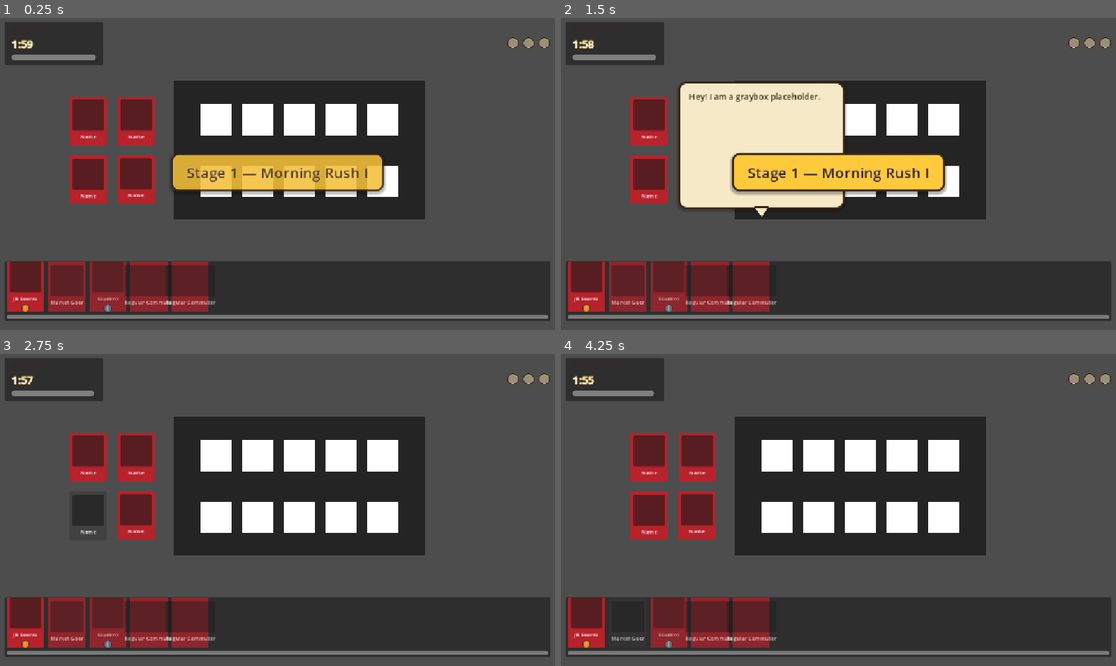
Above: before the commit, frames 1-4 (two rows, left to right).
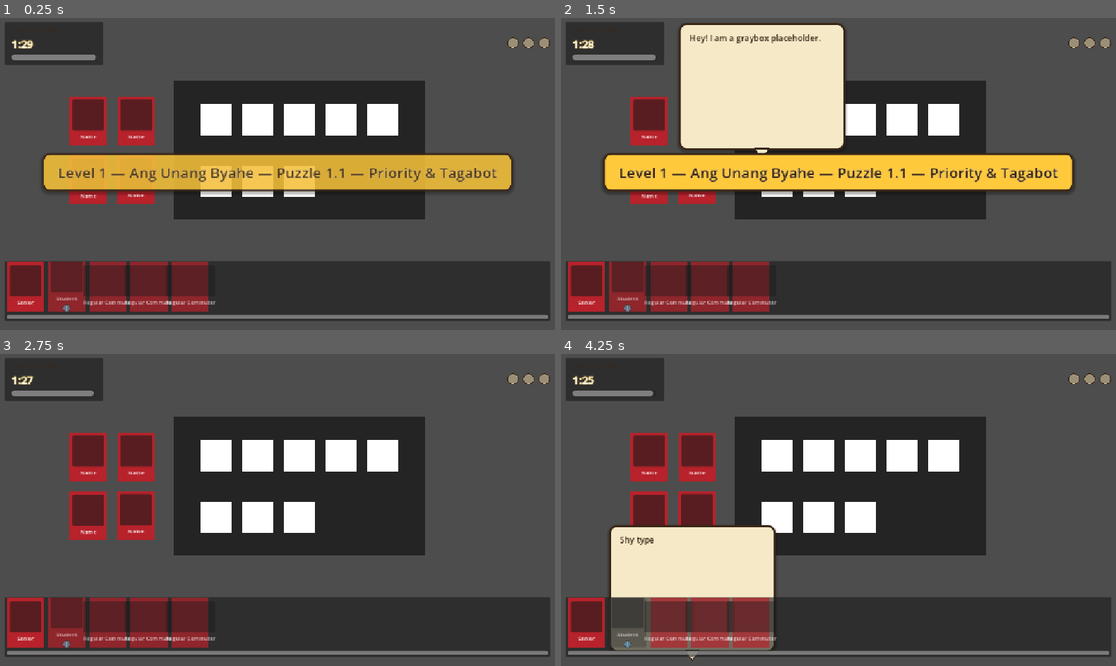
Above: after the commit, the same moments.

Repository: pol-xy/Tabi-Tabi
Game: Godot game, scene res://Scenes/Main_Jeepney.tscn
The game is run twice, just before and just after one commit, with the same random seed, the same clock (stepped at 60 frames per second) and the same inputs.
Inputs (mouse positions are in pixels of both pictures, inside the frame that each line leads up to):
- Up to frame 1 (0.25 s): no input
- Up to frame 2 (1.5 s): click (699, 120) at 0.52 s; click (694, 180) at 1.25 s
- Up to frame 3 (2.75 s): click (88, 516) at 2 s
- Up to frame 4 (4.25 s): click (649, 456) at 2.75 s; click (627, 622) at 3.52 s

The runs differ from the first frame. In frame 1, 8.2% of the frame differs, in the area x 1-93%, y 6-95%; in frame 2, 16%, in the area x 1-93%, y 1-95%; in frame 3, 3.1%; in frame 4, 9.6%.

Commit message:
Initial level implementation

Diff:
--- a/scripts/game_manager.gd
+++ b/scripts/game_manager.gd
@@ -2,15 +2,14 @@
 ## scripts/game_manager.gd
 ## AUTOLOAD (Singleton) — register as "GameManager" in Project Settings > Autoload.
 ##
-## v2: Time-based stages + star rating, replacing the old Daily Quota system.
-##   - Each stage has a fixed time_limit_sec instead of a quota_target.
-##   - A stage ends when everyone is happily seated (cleared early) OR when
-##     time runs out.
-##   - Star rating (0-3):
-##       Cleared early  -> based on how much time was used (speed).
-##       Time ran out    -> based on the fraction of the roster seated & happy.
-##     Either way, each anger-meter-depletion penalty (trigger_penalty)
-##     subtracts one star from the result, clamped at 0.
+## v3: Level/Stage structure, replacing the old flat stage list.
+##   - The campaign is now 3 Levels x 3 Stages each (levels[i].stages[j]).
+##   - Each Level also carries its own grid size (rows/cols), since the
+##     jeepney design calls for 8-seater levels (2x4) and a 10-seater
+##     level (2x5). JeepneyGrid.set_dimensions() is called whenever a new
+##     level is entered so the grid (and the seat nodes wired to it) match.
+##   - Everything from v2 (timer-based stages, star rating, anger-meter
+##     penalties) is unchanged in behavior -- just nested one level deeper.
 ##
 ## Integration points:
 ##   - main_jeepney.gd calls register_hud(), register_grid(),
@@ -21,6 +20,14 @@
 ##     Holdaper boarding-window timer) calls trigger_penalty(passenger) --
 ##     that's the single entry point for the "anger meter hit zero" case.
 ##
+## GRID RESIZING NOTE (Dev 2/3): _apply_grid_dimensions() hides any seat
+## node whose grid_row/grid_col falls outside the active level's size (e.g.
+## column 4 on an 8-seater level's 2x4 grid). It relies on seat_1.gd's
+## exported grid_row/grid_col vars already being readable off the node --
+## no seat_1.gd changes needed. Hidden seats also can't accept drops in
+## practice, since JeepneyGrid.can_place_passenger() bounds-checks against
+## the grid's *current* row_count/col_count anyway.
+##
 ## NOTE ON HUD COMPATIBILITY: hud.gd may have changed since this script was
 ## written (your team's feat/UI branch). Calls to brand-new HUD methods
 ## (update_timer, show_stage_result) are guarded with has_method() so this
@@ -30,16 +37,18 @@
 ## are assumed to still exist, since those predate this change.
 
 signal campaign_complete
-signal campaign_failed(stage_index: int)
-signal stage_result(stage_index: int, stars: int, cleared_early: bool)
+signal campaign_failed(level_index: int, stage_index: int)
+signal level_started(level_index: int)
+signal stage_result(level_index: int, stage_index: int, stars: int, cleared_early: bool)
 
 const STAGE_CLEAR_PAUSE_SEC := 1.5
 
+var current_level_index: int = -1
 var current_stage_index: int = -1
 var current_grid: JeepneyGrid = null
 var hud: Node = null
 
-var stages: Array = []
+var levels: Array = []
 var _current_roster_size: int = 0
 var _stage_finishing: bool = false
 var _seat_nodes: Array = []
@@ -53,21 +62,72 @@
 var _penalty_count: int = 0
 
 func _ready() -> void:
-	stages = [
+	levels = [
 		{
-			"title": "Stage 1 — Morning Rush I",
-			"time_limit_sec": 120.0,
-			"passengers": _build_stage_1_roster(),
+			"title": "Level 1 — Ang Unang Byahe",
+			"rows": 2,
+			"cols": 4,
+			"stages": [
+				{
+					"title": "Puzzle 1.1 — Priority & Tagabot",
+					"time_limit_sec": 90.0,
+					"passengers": _build_l1_s1_roster(),
+				},
+				{
+					"title": "Puzzle 1.2 — Heavy Loads & Rushers",
+					"time_limit_sec": 110.0,
+					"passengers": _build_l1_s2_roster(),
+				},
+				{
+					"title": "Puzzle 1.3 — Night Shift & Personal Space",
+					"time_limit_sec": 110.0,
+					"passengers": _build_l1_s3_roster(),
+				},
+			],
 		},
 		{
-			"title": "Stage 2 — Morning Rush II",
-			"time_limit_sec": 150.0,
-			"passengers": _build_stage_2_roster(),
+			"title": "Level 2 — The Scent and Sound",
+			"rows": 2,
+			"cols": 5,
+			"stages": [
+				{
+					"title": "Puzzle 2.1 — Morning Rush 1",
+					"time_limit_sec": 130.0,
+					"passengers": _build_l2_s1_roster(),
+				},
+				{
+					"title": "Puzzle 2.2 — Morning Rush 2",
+					"time_limit_sec": 140.0,
+					"passengers": _build_l2_s2_roster(),
+				},
+				{
+					"title": "Puzzle 2.3 — Night Shift 2",
+					"time_limit_sec": 140.0,
+					"passengers": _build_l2_s3_roster(),
+				},
+			],
 		},
 		{
-			"title": "Stage 3 — Night Shift",
-			"time_limit_sec": 150.0,
-			"passengers": _build_stage_3_roster(),
+			"title": "Level 3 — Full House Logic",
+			"rows": 2,
+			"cols": 4,
+			"stages": [
+				{
+					"title": "Puzzle 3.1 — Morning Rush 1 (Full Capacity)",
+					"time_limit_sec": 150.0,
+					"passengers": _build_l3_s1_roster(),
+				},
+				{
+					"title": "Puzzle 3.2 — Morning Rush 2 (Full Capacity)",
+					"time_limit_sec": 150.0,
+					"passengers": _build_l3_s2_roster(),
+				},
+				{
+					"title": "Puzzle 3.3 — Night Shift 3 (Full Capacity)",
+					"time_limit_sec": 160.0,
+					"passengers": _build_l3_s3_roster(),
+				},
+			],
 		},
 	]
 
@@ -103,6 +163,7 @@
 	_seat_nodes = seats
 
 func start_campaign() -> void:
+	current_level_index = -1
 	current_stage_index = -1
 	_advance_stage()
 
@@ -142,16 +203,47 @@
 	if current_grid and passenger != null:
 		current_grid.remove_passenger(passenger)
 
-# --- Stage flow ---------------------------------------------------------
-
+# --- Stage / Level flow ---------------------------------------------------
+
+## Advances to the next stage within the current level. If the current
+## level has no more stages (or we haven't entered a level yet, i.e. right
+## after start_campaign()), rolls over into the next level instead.
 func _advance_stage() -> void:
 	current_stage_index += 1
-	if current_stage_index >= stages.size():
+
+	var level: Dictionary = _get_level(current_level_index)
+	if level.is_empty() or current_stage_index >= level["stages"].size():
+		_advance_level()
+		return
+
+	_start_current_stage()
+
+## Moves to the next level, resets the stage counter, and ends the
+## campaign once levels run out. Emits level_started so HUD/StageBanner
+## can show a level transition if it wants to (optional -- start_stage()'s
+## title already includes the level name, so wiring this up is not
+## required for the game to function).
+func _advance_level() -> void:
+	current_level_index += 1
+	current_stage_index = 0
+
+	if current_level_index >= levels.size():
 		_timer_active = false
 		emit_signal("campaign_complete")
 		return
 
-	var stage: Dictionary = stages[current_stage_index]
+	emit_signal("level_started", current_level_index)
+	_start_current_stage()
+
+func _get_level(index: int) -> Dictionary:
+	if index < 0 or index >= levels.size():
+		return {}
+	return levels[index]
+
+func _start_current_stage() -> void:
+	var level: Dictionary = levels[current_level_index]
+	var stage: Dictionary = level["stages"][current_stage_index]
+
 	_current_roster_size = stage["passengers"].size()
 	_stage_finishing = false
 	_penalty_count = 0
@@ -159,13 +251,28 @@
 	_time_remaining = _time_limit
 	_timer_active = true
 
+	_apply_grid_dimensions(level["rows"], level["cols"])
+	_clear_seat_visuals()
+
+	var display_title := "%s — %s" % [level["title"], stage["title"]]
+	if hud:
+		hud.start_stage(display_title, stage["passengers"], stage["time_limit_sec"])
+	_notify_timer_update()
+
+## Resizes the logical grid for the incoming level and shows/hides seat
+## nodes to match (e.g. an 8-seater level hides the 5th column's seats on
+## the 10-seat scene). Seats outside the active dimensions are also
+## implicitly un-droppable, since can_place_passenger() bounds-checks
+## against the grid's current row_count/col_count.
+func _apply_grid_dimensions(rows: int, cols: int) -> void:
 	if current_grid:
-		current_grid.clear_grid()
-	_clear_seat_visuals()
-
-	if hud:
-		hud.start_stage(stage["title"], stage["passengers"], stage["time_limit_sec"])
-	_notify_timer_update()
+		current_grid.set_dimensions(rows, cols)
+
+	for seat in _seat_nodes:
+		if seat == null:
+			continue
+		var seat_active: bool = seat.grid_row < rows and seat.grid_col < cols
+		seat.visible = seat_active
 
 ## Frees any passenger cards still visually parented under a seat from the
 ## previous stage (they were reparented there by seat_1.gd on drop).
@@ -225,7 +332,7 @@
 	_advance_stage()
 
 func _on_stage_failed() -> void:
-	emit_signal("campaign_failed", current_stage_index)
+	emit_signal("campaign_failed", current_level_index, current_stage_index)
 
 # --- Star rating helpers -------------------------------------------------
 
@@ -257,7 +364,7 @@
 	return "★".repeat(stars) + "☆".repeat(3 - stars)
 
 func _report_stage_result(stars: int, cleared_early: bool) -> void:
-	emit_signal("stage_result", current_stage_index, stars, cleared_early)
+	emit_signal("stage_result", current_level_index, current_stage_index, stars, cleared_early)
 	if hud and hud.has_method("show_stage_result"):
 		hud.show_stage_result(stars, cleared_early)
 
@@ -271,7 +378,10 @@
 	if hud and "notification_area" in hud and hud.notification_area != null:
 		hud.notification_area.push(text, type)
 
-# --- Roster builders (unchanged from before) ------------------------------
+# --- Roster builders -------------------------------------------------------
+# id scheme: l{level}_s{stage}_{descriptor}. Companions link via
+# companion_id (Lovey Dovey pairs are TWO Passenger resources/sprites, not
+# one bulky seat_size=2 passenger -- confirmed with design).
 
 func _make(id: String, name: String, overrides: Dictionary) -> Passenger:
 	var p := Passenger.new()
@@ -282,44 +392,159 @@
 			p.set(key, overrides[key])
 	return p
 
-func _build_stage_1_roster() -> Array[Passenger]:
-	var list: Array[Passenger] = []
-	list.append(_make("s1_jb_suarez", "JB Suarez", {"is_noisy": true,
-		"monologue_text": "Sigaw nang sigaw kapag may kamote"}))
-	list.append(_make("s1_market_goer", "Market Goer", {"is_heavy_load": true,
-		"monologue_text": "Maraming bitbit galing palengke"}))
-	list.append(_make("s1_student", "Student", {"is_student": true, "is_introvert": true,
+func _make_regular(id: String, monologue: String) -> Passenger:
+	return _make(id, "Regular Commuter", {"monologue_text": monologue})
+
+# --- Level 1: Ang Unang Byahe (8-seater, 2x4) -------------------------------
+
+func _build_l1_s1_roster() -> Array[Passenger]:
+	var list: Array[Passenger] = []
+	list.append(_make("l1_s1_senior", "Senior", {"is_senior": true,
+		"monologue_text": "May discount na sa Jollibee"}))
+	list.append(_make("l1_s1_student", "Student", {"is_student": true, "is_introvert": true,
 		"monologue_text": "Shy type"}))
-	list.append(_make("s1_regular_sweaty", "Regular Commuter", {"is_sweaty": true,
-		"monologue_text": "Asim kilig"}))
-	list.append(_make("s1_regular_normal", "Regular Commuter", {"monologue_text": "Papunta sa paroroonan"}))
-	return list
-
-func _build_stage_2_roster() -> Array[Passenger]:
-	var list: Array[Passenger] = _build_stage_1_roster()
-	list.append(_make("s2_balikbayan", "Balikbayan", {"is_heavy_load": true, "seat_size_passenger": 2, "destination_stop": 1,
-		"monologue_text": "Sobrang dami kong dala, kaka-alis ko lang sa airport."}))
-	var lover_a := _make("s2_lover_a", "Lovey Dovey A", {"is_companion": true, "companion_id": "s2_lover_b",
-		"monologue_text": "Sana magkatabi kami ng jowa ko, promise ko tahimik lang."})
-	var lover_b := _make("s2_lover_b", "Lovey Dovey B", {"is_companion": true, "companion_id": "s2_lover_a",
-		"monologue_text": "Kasama ko siya, dapat magkatabi o magkaharap kami."})
+	list.append(_make_regular("l1_s1_regular_1", "Papunta sa paroroonan."))
+	list.append(_make_regular("l1_s1_regular_2", "Papunta sa paroroonan."))
+	list.append(_make_regular("l1_s1_regular_3", "Papunta sa paroroonan."))
+	return list
+
+func _build_l1_s2_roster() -> Array[Passenger]:
+	var list: Array[Passenger] = []
+	list.append(_make("l1_s2_pregnant", "Pregnant", {"is_pregnant": true,
+		"monologue_text": "May gender reveal party mamaya."}))
+	list.append(_make("l1_s2_balikbayan", "Balikbayan", {"is_balikbayan": true, "is_heavy_load": true,
+		"monologue_text": "May dalang dalawang maleta."}))
+	list.append(_make("l1_s2_near_stop", "Regular Commuter", {"alights_soon": true,
+		"monologue_text": "Sa malapit lang."}))
+	list.append(_make("l1_s2_jb_suarez", "JB Suarez", {"is_noisy": true,
+		"monologue_text": "Nasigaw kapag may kamote."}))
+	list.append(_make_regular("l1_s2_regular_1", "Papunta sa paroroonan."))
+	list.append(_make_regular("l1_s2_regular_2", "Papunta sa paroroonan."))
+	return list
+
+func _build_l1_s3_roster() -> Array[Passenger]:
+	var list: Array[Passenger] = []
+	list.append(_make("l1_s3_holdaper", "Suspicious Passenger", {"is_holdaper": true,
+		"monologue_text": "Suspicious."}))
+	list.append(_make("l1_s3_employee", "Employee", {"is_employee": true,
+		"monologue_text": "Maayos at plantsado ang uniform."}))
+	list.append(_make("l1_s3_sweaty", "Regular Commuter", {"is_sweaty": true,
+		"monologue_text": "Basang-basa ng pawis."}))
+	list.append(_make_regular("l1_s3_regular_1", "Papunta sa paroroonan."))
+	list.append(_make_regular("l1_s3_regular_2", "Papunta sa paroroonan."))
+	return list
+
+# --- Level 2: The Scent and Sound (10-seater, 2x5) --------------------------
+
+func _build_l2_s1_roster() -> Array[Passenger]:
+	var list: Array[Passenger] = []
+	list.append(_make("l2_s1_graveyard", "Graveyard-Shift Worker", {"is_graveyard_worker": true, "is_sleepy": true,
+		"monologue_text": "Antok na."}))
+	list.append(_make("l2_s1_jb_suarez", "JB Suarez", {"is_noisy": true,
+		"monologue_text": "Nasigaw sa kamote."}))
+	var lover_a := _make("l2_s1_lover_a", "Lovey Dovey A", {"is_companion": true, "companion_id": "l2_s1_lover_b",
+		"monologue_text": "."})
+	var lover_b := _make("l2_s1_lover_b", "Lovey Dovey B", {"is_companion": true, "companion_id": "l2_s1_lover_a",
+		"monologue_text": "."})
 	list.append(lover_a)
 	list.append(lover_b)
-	return list
-
-func _build_stage_3_roster() -> Array[Passenger]:
-	var list: Array[Passenger] = []
-	# is_white_lady must be true here, not just a low anger_meter_max --
-	# PassengerCard's anger-meter check treats her as innately impatient
-	# via this flag, regardless of is_impatient.
-	list.append(_make("s3_white_lady", "White Lady", {"is_white_lady": true, "anger_meter_max": 25.0,
-		"monologue_text": "...sandali lang sasakay ako."}))
-	# Holdaper's boarding-window pressure reuses the same opt-in anger meter
-	# (is_impatient) rather than a separate timer system -- a short
-	# anger_meter_max IS his "must reach the front seat in time" window.
-	list.append(_make("s3_holdaper", "Suspicious Passenger", {"is_holdaper": true, "is_impatient": true, "anger_meter_max": 20.0,
-		"monologue_text": "Sa harap na lang ako, malapit sa driver."}))
-	list.append(_make("s3_drunk", "Drunk Man", {"is_noisy": true, "is_drunk_man": true,
-		"monologue_text": "Woohoo! Kanta tayo pare!"}))
-	list.append(_make("s3_regular", "Regular Commuter", {}))
-	return list
+	list.append(_make("l2_s1_student", "Student", {"is_student": true,
+		"monologue_text": "Fresh na fresh, bagong ligo."}))
+	list.append(_make("l2_s1_sweaty", "Regular Commuter", {"is_sweaty": true,
+		"monologue_text": "Kakatakbo lang papuntang sakayan."}))
+	list.append(_make("l2_s1_near_stop", "Regular Commuter", {"alights_soon": true,
+		"monologue_text": "Malapit lang."}))
+	return list
+
+func _build_l2_s2_roster() -> Array[Passenger]:
+	var list: Array[Passenger] = []
+	list.append(_make("l2_s2_senior", "Senior", {"is_senior": true,
+		"monologue_text": "May apo na sa tuhod."}))
+	list.append(_make("l2_s2_balikbayan", "Balikbayan", {"is_balikbayan": true, "is_heavy_load": true,
+		"monologue_text": "Maraming dalang pasalubong."}))
+	list.append(_make("l2_s2_parent_baby", "Parent + Baby", {"is_parent_baby": true,
+		"monologue_text": "Dakilang ina."}))
+	list.append(_make("l2_s2_employee", "Employee", {"is_employee": true,
+		"monologue_text": "Amoy sauvage elixir."}))
+	list.append(_make("l2_s2_wet", "Regular Commuter", {"is_wet": true,
+		"monologue_text": "Nabasa sa ulan kanina."}))
+	list.append(_make("l2_s2_sweaty", "Regular Commuter", {"is_sweaty": true,
+		"monologue_text": "Asim kilig."}))
+	list.append(_make_regular("l2_s2_regular_1", "Papunta sa paroroonan."))
+	list.append(_make_regular("l2_s2_regular_2", "Papunta sa paroroonan."))
+	return list
+
+func _build_l2_s3_roster() -> Array[Passenger]:
+	var list: Array[Passenger] = []
+	list.append(_make("l2_s3_drunk", "Drunk Man", {"is_drunk_man": true, "is_noisy": true,
+		"monologue_text": "Tinamaain ng CLVB."}))
+	list.append(_make("l2_s3_holdaper", "Suspicious Passenger", {"is_holdaper": true,
+		"monologue_text": "Suspicious"}))
+	list.append(_make("l2_s3_student", "Student", {"is_student": true,
+		"monologue_text": "Kaka retouch lang."}))
+	list.append(_make("l2_s3_wet", "Regular Commuter", {"is_wet": true,
+		"monologue_text": "Nabasa ng ulan kanina."}))
+	list.append(_make("l2_s3_parent_baby", "Parent + Baby", {"is_parent_baby": true,
+		"monologue_text": "Dakilang ina."}))
+	list.append(_make_regular("l2_s3_regular_1", "Papunta sa paroroonan."))
+	list.append(_make_regular("l2_s3_regular_2", "Papunta sa paroroonan."))
+	return list
+
+# --- Level 3: Full House Logic (8-seater, 2x4, full capacity) ---------------
+
+func _build_l3_s1_roster() -> Array[Passenger]:
+	var list: Array[Passenger] = []
+	list.append(_make("l3_s1_pwd", "PWD", {"is_pwd": true,
+		"monologue_text": "May saklay."}))
+	list.append(_make("l3_s1_market_goer", "Market Goer", {"is_heavy_load": true, "is_wet": true,
+		"monologue_text": "May dalang timba ng isda."}))
+	var lover_a := _make("l3_s1_lover_a", "Lovey Dovey A", {"is_companion": true, "companion_id": "l3_s1_lover_b",
+		"monologue_text": "HHWW (Holding Hands While Waiting)."})
+	var lover_b := _make("l3_s1_lover_b", "Lovey Dovey B", {"is_companion": true, "companion_id": "l3_s1_lover_a",
+		"monologue_text": "HHWW (Holding Hands While Waiting)."})
+	list.append(lover_a)
+	list.append(lover_b)
+	list.append(_make("l3_s1_employee", "Employee", {"is_employee": true,
+		"monologue_text": "Bagong ligo."}))
+	list.append(_make("l3_s1_sweaty", "Regular Commuter", {"is_sweaty": true,
+		"monologue_text": "Amoy araw."}))
+	list.append(_make_regular("l3_s1_regular_1", "Papunta sa paroroonan."))
+	list.append(_make_regular("l3_s1_regular_2", "Papunta sa paroroonan."))
+	return list
+
+func _build_l3_s2_roster() -> Array[Passenger]:
+	var list: Array[Passenger] = []
+	list.append(_make("l3_s2_pregnant", "Pregnant", {"is_pregnant": true,
+		"monologue_text": "7 months na siya (hindi lang halata)."}))
+	list.append(_make("l3_s2_balikbayan", "Balikbayan", {"is_balikbayan": true, "is_heavy_load": true,
+		"monologue_text": "May malaking bagahe."}))
+	list.append(_make("l3_s2_student", "Student", {"is_student": true,
+		"monologue_text": "Amoy bench atlantis."}))
+	list.append(_make("l3_s2_jb_suarez", "JB Suarez", {"is_noisy": true,
+		"monologue_text": "MAIIPIT KA NGA NI!"}))
+	list.append(_make("l3_s2_graveyard", "Graveyard-Shift Worker", {"is_graveyard_worker": true, "is_sleepy": true,
+		"monologue_text": "Wala pang tulog."}))
+	list.append(_make("l3_s2_wet", "Regular Commuter", {"is_wet": true,
+		"monologue_text": "Nabasa sa ulan kanina."}))
+	list.append(_make_regular("l3_s2_regular_1", "Papunta sa paroroonan."))
+	list.append(_make_regular("l3_s2_regular_2", "Papunta sa paroroonan."))
+	return list
+
+func _build_l3_s3_roster() -> Array[Passenger]:
+	var list: Array[Passenger] = []
+	list.append(_make("l3_s3_senior", "Senior", {"is_senior": true,
+		"monologue_text": "Buhay na siya noong martial law."}))
+	list.append(_make("l3_s3_drunk", "Drunk Man", {"is_drunk_man": true, "is_noisy": true,
+		"monologue_text": "Magmamaoy ata."}))
+	list.append(_make("l3_s3_parent_baby", "Parent + Baby", {"is_parent_baby": true,
+		"monologue_text": "Karga ang baby."}))
+	list.append(_make("l3_s3_employee", "Employee", {"is_employee": true,
+		"monologue_text": "Umiiwas sa dugyot."}))
+	list.append(_make("l3_s3_introvert", "Regular Commuter", {"is_introvert": true,
+		"monologue_text": "Yes, ang sagot sa dine-in or takeout?"}))
+	list.append(_make("l3_s3_sweaty", "Regular Commuter", {"is_sweaty": true,
+		"monologue_text": "Pawis na pawis"}))
+	list.append(_make_regular("l3_s3_regular_1", "Papunta sa paroroonan "))
+	list.append(_make("l3_s3_holdaper", "Suspicious Passenger", {"is_holdaper": true,
+		"monologue_text": "Masama ang tingin sa mga kwintas."}))
+	return list
--- a/scripts/jeepney_grid.gd
+++ b/scripts/jeepney_grid.gd
@@ -1,17 +1,26 @@
 class_name JeepneyGrid
 extends Node
 
+# SIGNAL ADDED: Connect this to your UI script to dynamically update GridContainer.columns
+signal dimensions_changed(rows: int, cols: int)
+
 var row_count: int = 2
-var col_count: int = 5 # Default changed from 8 to 5
+var col_count: int = 5 # Default is 5, but will change dynamically
 
-# A 2D array representing seats: row_count rows of col_count columns.
-# Value is null if empty, or a Passenger reference.
 var seats: Array = []
 
 func _init(p_rows: int = 2, p_cols: int = 5) -> void:
 	row_count = p_rows
 	col_count = p_cols
 	clear_grid()
+
+# Changes the grid's row/col count for a new level (e.g. 8-seater vs 10-seater)
+func set_dimensions(p_rows: int, p_cols: int) -> void:
+	row_count = p_rows
+	col_count = p_cols
+	clear_grid()
+	# Emit signal so the UI knows to update GridContainer.columns
+	dimensions_changed.emit(row_count, col_count)
 
 # Resets the grid to all nulls.
 func clear_grid() -> void:
@@ -27,22 +36,17 @@
 	if passenger == null:
 		return false
 
-	# this checks if inside bounds
 	if row < 0 or row >= row_count:
 		return false
-	# this also checks if inside bounds
 	if col < 0 or col >= col_count:
 		return false
 
-	# Seat size must be at least 1 slot.
 	var size = passenger.seat_size_passenger
 	if size < 1:
 		return false
-	# this checks if it doesn't exceed the bench
 	if col + size - 1 >= col_count:
 		return false
 
-	# this checks if all target cells are empty (or occupied by the passenger themselves)
 	for i in range(size):
 		var check_col = col + i
 		var current_occupant = seats[row][check_col]
@@ -56,10 +60,8 @@
 	if not can_place_passenger(passenger, row, col):
 		return false
 
-	# Remove passenger from old seats if they were already placed
 	remove_passenger(passenger)
 
-	# Occupy the new seats
 	for i in range(passenger.seat_size_passenger):
 		seats[row][col + i] = passenger
 
@@ -102,7 +104,7 @@
 				slots.append(Vector2i(r, c))
 	return slots
 
-# Returns side-by-side neighbors of a passenger in the same row.
+# Returns side-by-side AND across the aisle neighbors of a passenger.
 func get_adjacent_neighbors(passenger: Passenger) -> Array[Passenger]:
 	var neighbors: Array[Passenger] = []
 	var slots = get_occupied_slots(passenger)
@@ -125,6 +127,14 @@
 		if right_pass != null and right_pass != passenger and not neighbors.has(right_pass):
 			neighbors.append(right_pass)
 
+	# FIX: Check Katapat (Across the aisle)
+	var across_row = 1 if row == 0 else 0
+	if across_row < row_count:
+		for c in range(min_col, max_col + 1):
+			var across_pass = seats[across_row][c]
+			if across_pass != null and across_pass != passenger and not neighbors.has(across_pass):
+				neighbors.append(across_pass)
+
 	return neighbors
 
 # Helper to debug print the grid.
